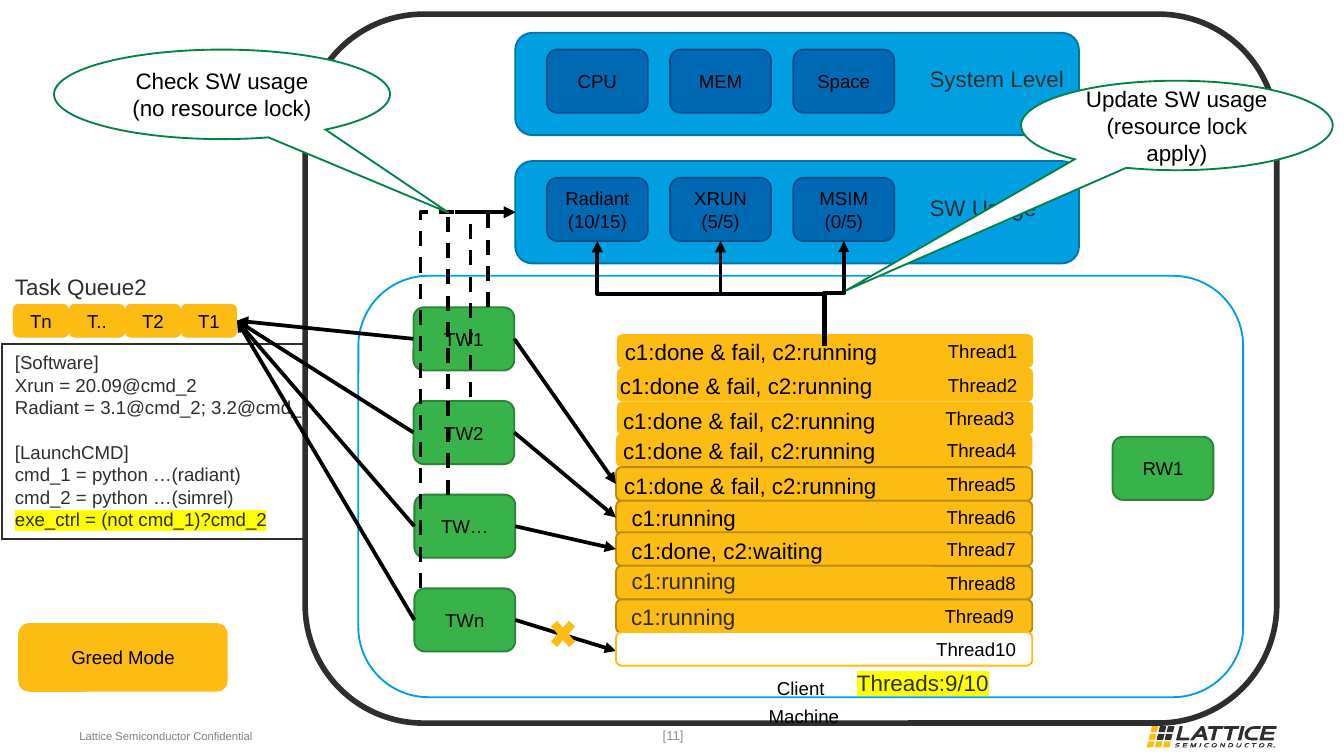
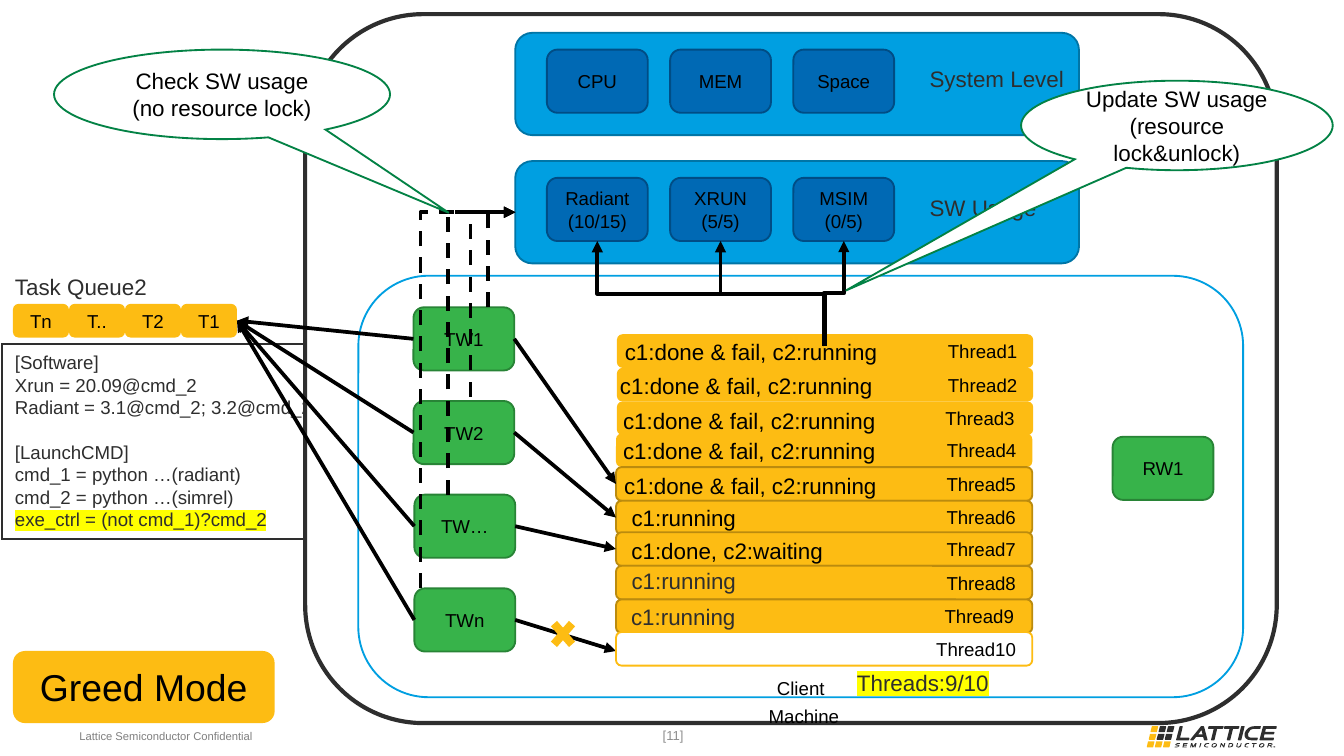
Before and after one commit to wanghengquan/repository, a slide deck: slide 11 of tmp_client/doc/Client_structure.pptx. Drawn at 1344x756 pixels with LibreOffice and Linux fonts; fonts in the diff are those of the drawing; grey boxes stand for pictures. Boxes give left, top, right and bottom in pixels: in the first picture for what was removed or moved away, otherwise in the second. Text is boxed around its words. In the diff, an @@ line names an element or a change of style, - is before the commit and + after.

```diff
--- a/tmp_client/doc/Client_structure.pptx
+++ b/tmp_client/doc/Client_structure.pptx
@@ rounded rectangle "Machine" at box(305, 15, 1277, 724): outline #2E2E2E 3 pt to #2E2E2E 2.25 pt @@
@@ text in speech bubble at box(1113, 117, 1240, 166): text changed @@
-(resource lock apply)
+(resource lock&unlock)
@@ rounded rectangle "Greed Mode": place and size @@
-rounded rectangle "Greed Mode" at box(19, 624, 228, 692)
+rounded rectangle "Greed Mode" at box(13, 650, 276, 723)
@@ rounded rectangle "Greed Mode" at box(13, 650, 276, 723): size 10 to 20 pt @@
```
Also in this commit, not shown: 2 other slides changed, 1 slide removed.
